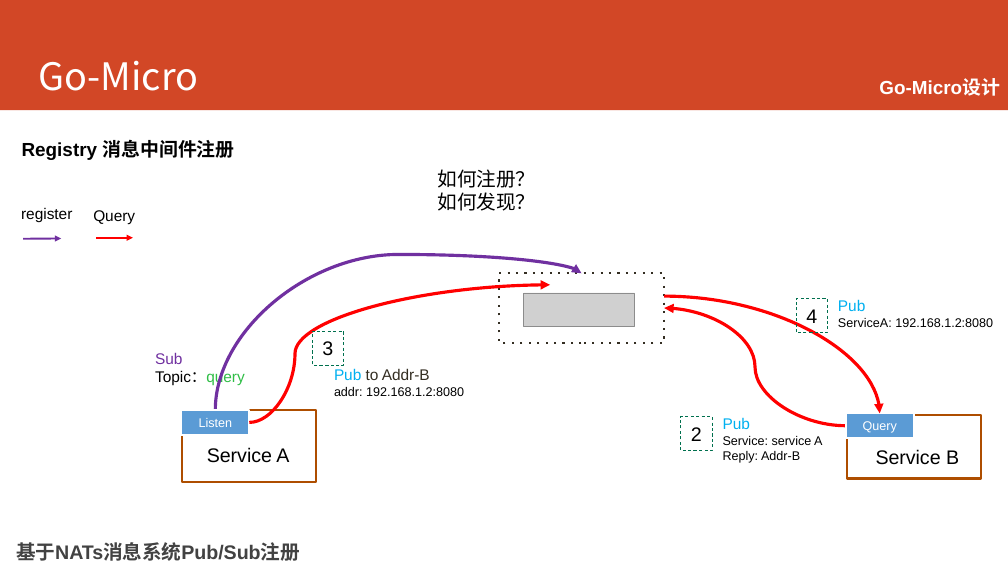
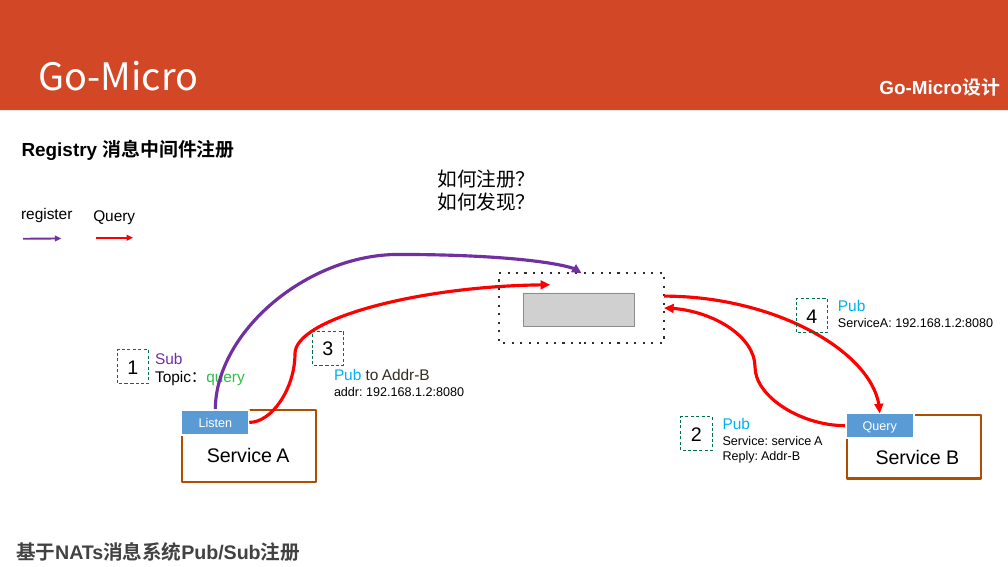
Before and after one commit to printfcoder/printfcoder, a slide deck: slide 52 of course/for-emc/course-for-emc.pptx. Drawn at 1008x567 pixels with LibreOffice and Linux fonts; fonts in the diff are those of the drawing; grey boxes stand for pictures; background and template pictures are left out. Boxes give left, top, right and bottom in pixels: in the first picture for what was removed or moved away, otherwise in the second. Text is boxed around its words. In the diff, an @@ line names an element or a change of style, - is before the commit and + after.

```diff
--- a/course/for-emc/course-for-emc.pptx
+++ b/course/for-emc/course-for-emc.pptx
@@ rectangle added at (x1=117, y1=350, x2=148, y2=384), outline #00704E 0.75 pt dashed, 18.7 pt, text #000000 @@
+1
```
Also in this commit, not shown: 3 other slides changed, 1 slide added, 1 slide removed, 13 other files.
